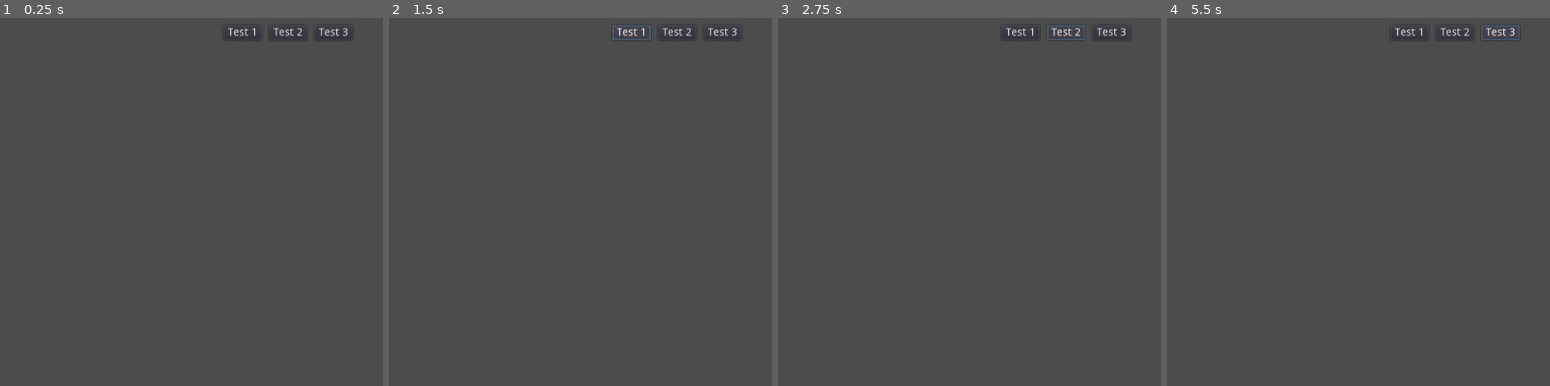
Above: before the commit, frames 1-4 (left to right).
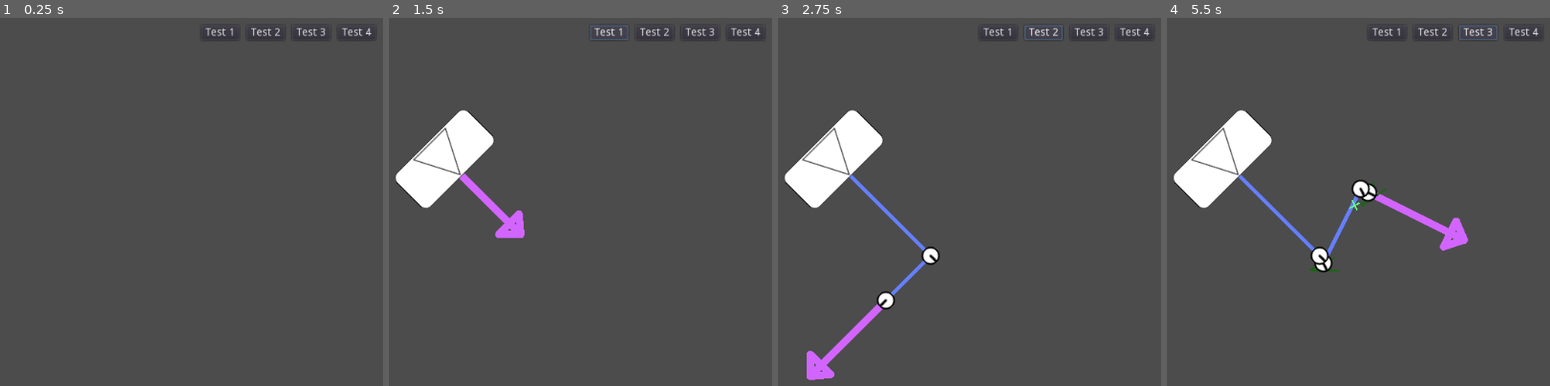
Above: after the commit, the same moments.

Repository: StStep/tatzelwurm-client
Game: Godot game, scene res://turn_component/battlefield_view/test_harness.tscn
Same seed, same stepped clock (60 frames per second), same inputs: the game is played once before the commit and once after it.
Inputs (mouse positions are in pixels of both pictures, inside the frame that each line leads up to):
- Up to frame 1 (0.25 s): no input
- Up to frame 2 (1.5 s): click (745, 32) at 0.5 s, where only the run after the commit has a clickable "Test 4"; click "Test 1" at 1.25 s
- Up to frame 3 (2.75 s): click "Test 2" at 2 s
- Up to frame 4 (5.5 s): click "Test 3" at 2.75 s; click "Test 1" at 3.5 s; click "Test 2" at 4.25 s; click "Test 3" at 5 s

The runs differ from the first frame. In frame 1, 0.5% of the frame differs, in the area x 53-98%, y 2-6%; in frame 2, 4.7%; in frame 3, 5.5%; in frame 4, 5.9%, in the area x 1-98%, y 2-70%.
Error before the commit: Parse Error: The identifier "lpos" isn't declared in the current scope. (res://turn_component/battlefield_view/battlefield_view.gd:39)

Commit message:
Take param string for add_cmd function

Diff:
--- a/bgg/turn_component/battlefield_view/battlefield_view.gd
+++ b/bgg/turn_component/battlefield_view/battlefield_view.gd
@@ -36,7 +36,8 @@
 	inst.move_ind.visible = DEFAULT_EOT_MV_EN
 	_update_eot_move(ref)
 
-func add_cmd(ref, lpos, annotation = '', gdir = lpos, visible = true):
+# Params = annotation, gdir, visible
+func add_cmd(ref, lpos, params = {}):
 	if not _unit_queues.has(ref):
 		print('WARNING: Unknown _unit_queues ref %s' % [ref])
 		return
@@ -46,14 +47,17 @@
 	par.add_child(inst_n)
 	_unit_queues[ref].append(inst_n)
 	inst_n.global_position = par.global_position + lpos
+	var gdir = params['gdir'] if 'gdir' in params else lpos
 	inst_n.global_rotation = gdir.angle() + PI/2
-	if annotation != null:
-		if typeof(annotation) == TYPE_ARRAY:
-			for i in annotation:
+	if 'annotation' in params:
+		var a = params['annotation']
+		if typeof(a) == TYPE_ARRAY:
+			for i in a:
 				inst_n.set_annotation(i)
 		else:
-			inst_n.set_annotation(annotation)
-	inst_n.display_sprite(visible)
+			inst_n.set_annotation(a)
+	if 'visible' in params:
+		inst_n.display_sprite(params['visible'])
 	# Path
 	var inst_p = path_node.instance()
 	inst_n.add_child(inst_p)
--- a/bgg/turn_component/battlefield_view/cmd_node.tscn
+++ b/bgg/turn_component/battlefield_view/cmd_node.tscn
@@ -3,7 +3,7 @@
 [ext_resource path="res://turn_component/battlefield_view/cmd_node.gd" type="Script" id=1]
 [ext_resource path="res://turn_component/battlefield_view/circle_with_direction.png" type="Texture" id=2]
 
-[node name="CmdNode" type="Node2D" index="0"]
+[node name="CmdNode" type="Node2D"]
 
 show_behind_parent = true
 script = ExtResource( 1 )
--- a/bgg/turn_component/battlefield_view/test_harness.gd
+++ b/bgg/turn_component/battlefield_view/test_harness.gd
@@ -41,7 +41,8 @@
 	yield()
 
 	# Add Generic Command 2
-	battlefield_view.add_cmd(unit_ref, Vector2(-60,60), ['reposition', 'rotation'], Vector2(.5,1))
+	battlefield_view.add_cmd(unit_ref, Vector2(-60,60),
+			{'annotation' :  ['reposition', 'rotation'], 'gdir' :  Vector2(.5,1)})
 	yield()
 
 	# Mark as moving at end-of-turn
@@ -70,7 +71,8 @@
 	yield()
 
 	# Add Generic Command 1
-	battlefield_view.add_cmd(unit_ref, Vector2(130,-130), 'rotation', Vector2(-130,-130))
+	battlefield_view.add_cmd(unit_ref, Vector2(130,-130),
+			{'annotation' : 'rotation', 'gdir' : Vector2(-130,-130)})
 	yield()
 
 	# Add Generic Command 2
@@ -104,15 +106,47 @@
 	yield()
 
 	# Add Generic Command 2
-	battlefield_view.add_cmd(unit_ref, Vector2(5,10), 'wheel')
+	battlefield_view.add_cmd(unit_ref, Vector2(5,10), {'annotation' : 'wheel'})
 	yield()
 
 	# Add Generic Command 3
-	battlefield_view.add_cmd(unit_ref, Vector2(50,-100), 'reposition', Vector2(5,10))
+	battlefield_view.add_cmd(unit_ref, Vector2(50,-100),
+			{'annotation' : 'reposition', 'gdir' : Vector2(5,10)})
 	yield()
 
-	battlefield_view.add_cmd(unit_ref, Vector2(10,5), 'wheel')
+	battlefield_view.add_cmd(unit_ref, Vector2(10,5), {'annotation' : 'wheel'})
 	yield()
 
 	print('Completed Test Three')
 	return null
+
+func test_4():
+	if _cur_func:
+		print('Wait for previous test to complete')
+		return
+	_cur_func = _test_4()
+
+func _test_4():
+	print('Running Test Four...')
+	var unit_ref = 'unit_4'
+
+	# Clear
+	battlefield_view.clear()
+	yield()
+
+	# Add Unit
+	battlefield_view.new_unit(unit_ref, Vector2(200,200), Vector2(1,1))
+	battlefield_view.display_eot_move(unit_ref, true)
+	yield()
+
+	# Add Generic Command 1
+	battlefield_view.add_cmd(unit_ref, Vector2(130,130))
+	yield()
+
+	# Add Arc
+	# TODO
+	battlefield_view.add_cmd(unit_ref, Vector2(-60,60))
+	yield()
+
+	print('Completed Test Four')
+	return null
--- a/bgg/turn_component/battlefield_view/test_harness.tscn
+++ b/bgg/turn_component/battlefield_view/test_harness.tscn
@@ -3,7 +3,7 @@
 [ext_resource path="res://turn_component/battlefield_view/test_harness.gd" type="Script" id=1]
 [ext_resource path="res://turn_component/battlefield_view/battlefield_view.tscn" type="PackedScene" id=2]
 
-[node name="TestHarness" type="Node"]
+[node name="TestHarness" type="Node" index="0"]
 
 script = ExtResource( 1 )
 
@@ -31,8 +31,8 @@
 anchor_top = 0.0
 anchor_right = 0.0
 anchor_bottom = 0.0
-margin_left = 425.0
-margin_right = 476.0
+margin_left = 395.0
+margin_right = 446.0
 margin_bottom = 20.0
 rect_pivot_offset = Vector2( 0, 0 )
 mouse_filter = 0
@@ -52,8 +52,8 @@
 anchor_top = 0.0
 anchor_right = 0.0
 anchor_bottom = 0.0
-margin_left = 486.0
-margin_right = 537.0
+margin_left = 456.0
+margin_right = 507.0
 margin_bottom = 20.0
 rect_pivot_offset = Vector2( 0, 0 )
 mouse_filter = 0
@@ -73,8 +73,8 @@
 anchor_top = 0.0
 anchor_right = 0.0
 anchor_bottom = 0.0
-margin_left = 547.0
-margin_right = 598.0
+margin_left = 517.0
+margin_right = 568.0
 margin_bottom = 20.0
 rect_pivot_offset = Vector2( 0, 0 )
 mouse_filter = 0
@@ -88,6 +88,27 @@
 flat = false
 align = 1
 
+[node name="TestButton4" type="Button" parent="HBoxContainer" index="3"]
+
+anchor_left = 0.0
+anchor_top = 0.0
+anchor_right = 0.0
+anchor_bottom = 0.0
+margin_left = 578.0
+margin_right = 629.0
+margin_bottom = 20.0
+rect_pivot_offset = Vector2( 0, 0 )
+mouse_filter = 0
+size_flags_horizontal = 1
+size_flags_vertical = 1
+toggle_mode = false
+enabled_focus_mode = 2
+shortcut = null
+group = null
+text = "Test 4"
+flat = false
+align = 1
+
 [node name="Node2D" type="Node2D" parent="." index="2"]
 
 position = Vector2( 815.218, 541.432 )
@@ -98,3 +119,5 @@
 [connection signal="pressed" from="HBoxContainer/TestButton2" to="." method="test_2"]
 
 [connection signal="pressed" from="HBoxContainer/TestButton3" to="." method="test_3"]
+
+[connection signal="pressed" from="HBoxContainer/TestButton4" to="." method="test_4"]
